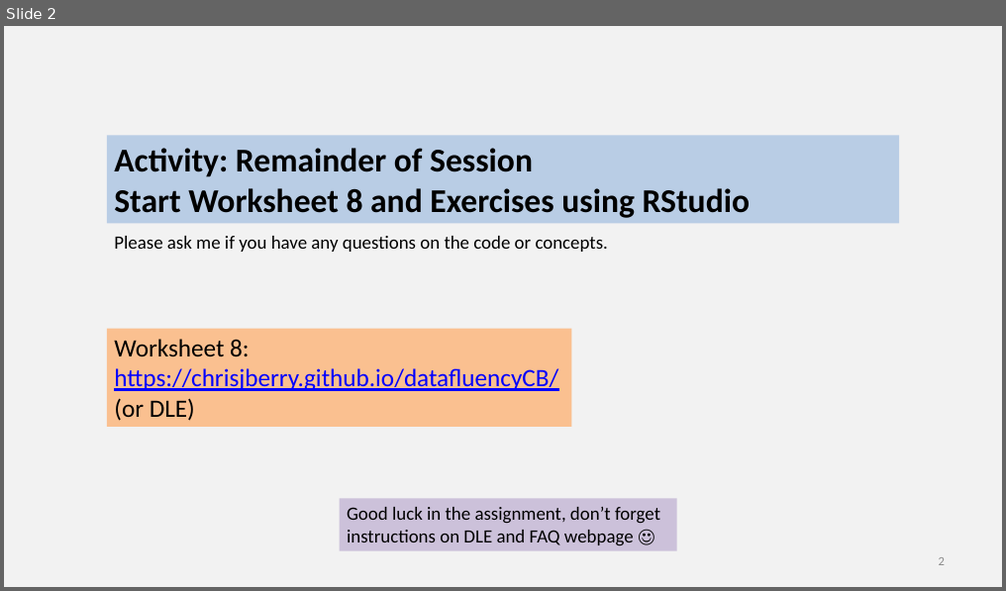
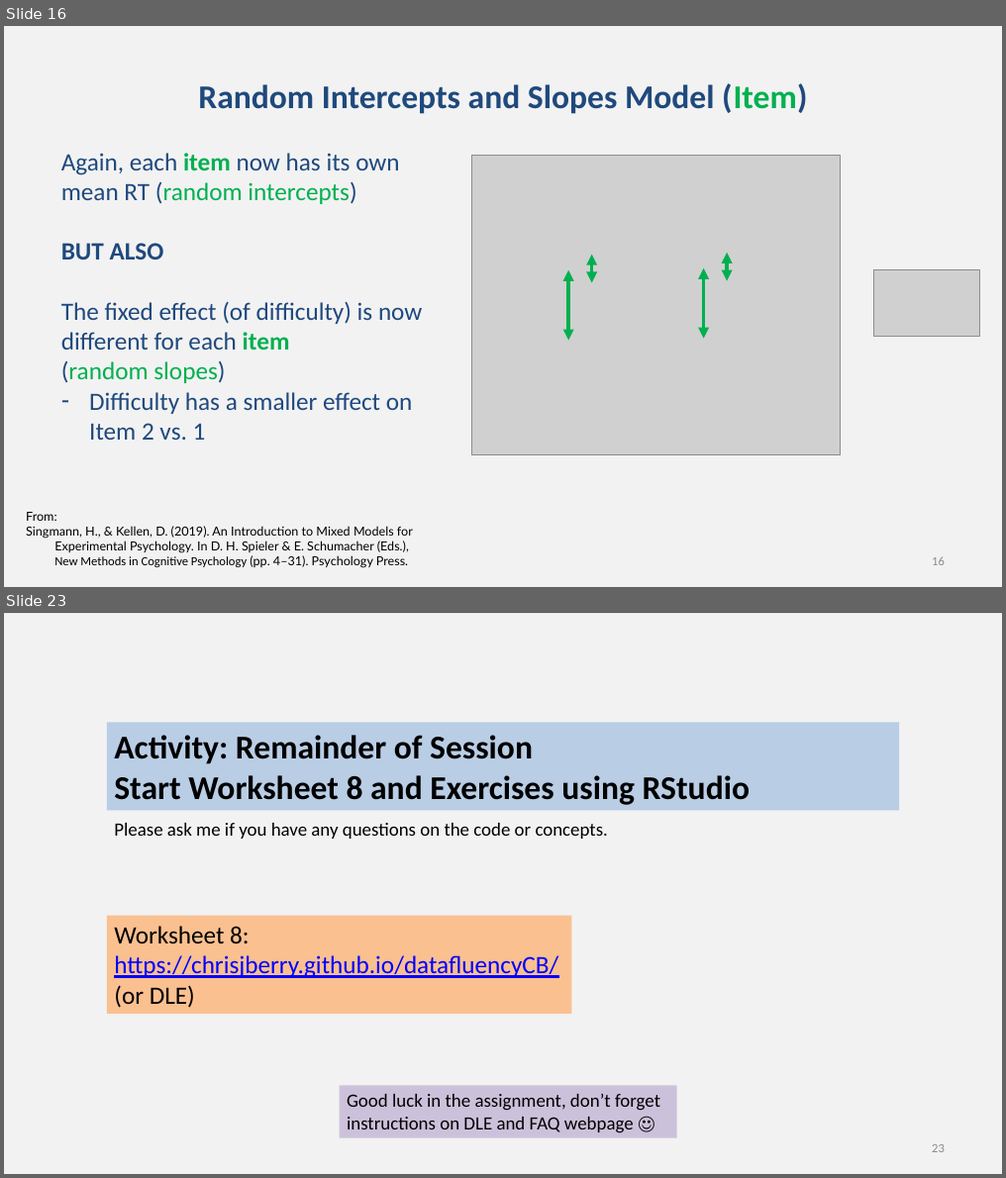
Before and after one commit to chrisjberry/datafluencyCB, a slide deck: docs/slides/PSYC761_L8_MixedModels.pptx. Shown one above the other, each under a label of ours: slide 2 before the commit, slides 16 and 23 after it; the slides between them are not shown. The pictures are 1006x591 and 1006x1178 pixels, drawn with LibreOffice and Linux fonts; fonts in the diff are those of the drawing; grey boxes stand for pictures. Boxes give left, top, right and bottom in pixels: in the first picture for what was removed or moved away, otherwise in the second. Text is boxed around its words. In the diff, an @@ line names an element or a change of style, - is before the commit and + after.

```diff
--- a/docs/slides/PSYC761_L8_MixedModels.pptx
+++ b/docs/slides/PSYC761_L8_MixedModels.pptx
@@ slide 16 added at bbox=[4, 26, 1002, 587], background #F2F2F2 @@
@@ title added at bbox=[198, 83, 807, 114], 32 pt, text #1F497D, bold @@
+Random Intercepts and Slopes Model (Item)
@@ text added at bbox=[61, 153, 422, 440], 24 pt, text #1F497D @@
+Again, each item now has its own mean RT (random intercepts)
+BUT ALSO
+The fixed effect (of difficulty) is now different for each item
+(random slopes)
+– Difficulty has a smaller effect on
+  Item 2 vs. 1
@@ picture added at bbox=[472, 155, 840, 455] @@
@@ double arrow added from (592, 255) to (592, 282), #00B050 3.5 pt @@
@@ double arrow added from (727, 253) to (727, 281), #00B050 3.5 pt @@
@@ double arrow added from (568, 271) to (568, 341), #00B050 3.5 pt @@
@@ double arrow added from (704, 269) to (704, 339), #00B050 3.5 pt @@
@@ picture added at bbox=[874, 271, 980, 337] @@
@@ text added at bbox=[26, 512, 413, 569], 12 pt, text #000000 @@
+From:
+Singmann, H., & Kellen, D. (2019). An Introduction to Mixed Models for Experimental Psychology. In D. H. Spieler & E. Schumacher (Eds.), New Methods in Cognitive Psychology (pp. 4–31). Psychology Press.
@@ page number added at bbox=[932, 557, 944, 566], 12 pt, text #8C8C8C @@
+16
@@ what was slide 2 is now slide 23 @@
@@ page number at bbox=[932, 1145, 944, 1153]: text changed @@
-2
+23
```
Also in this commit, not shown: 20 other slides added.
